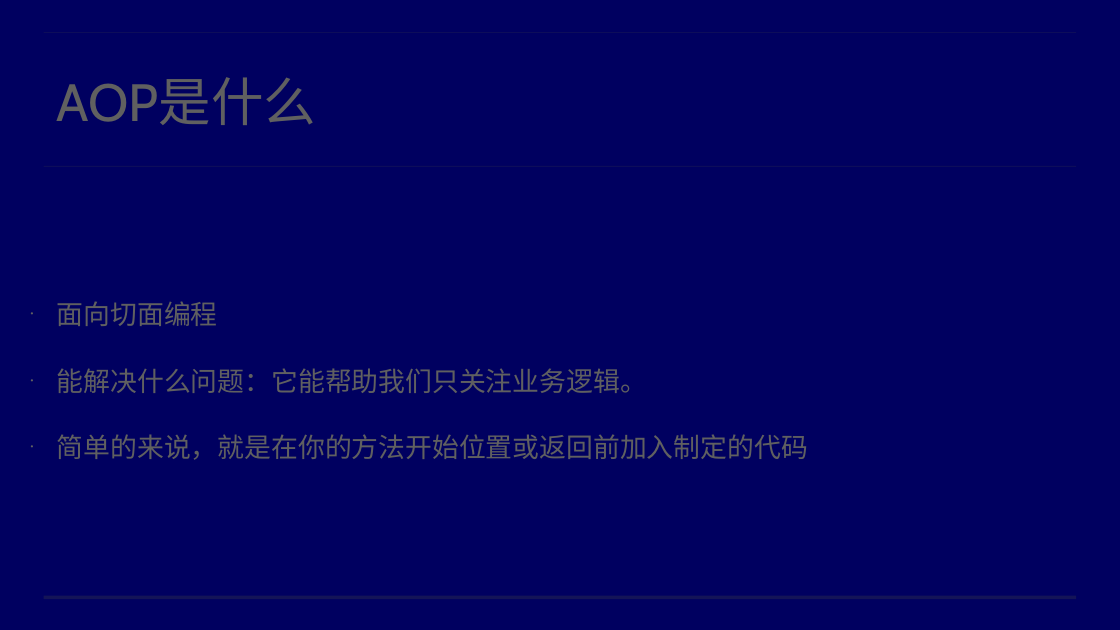
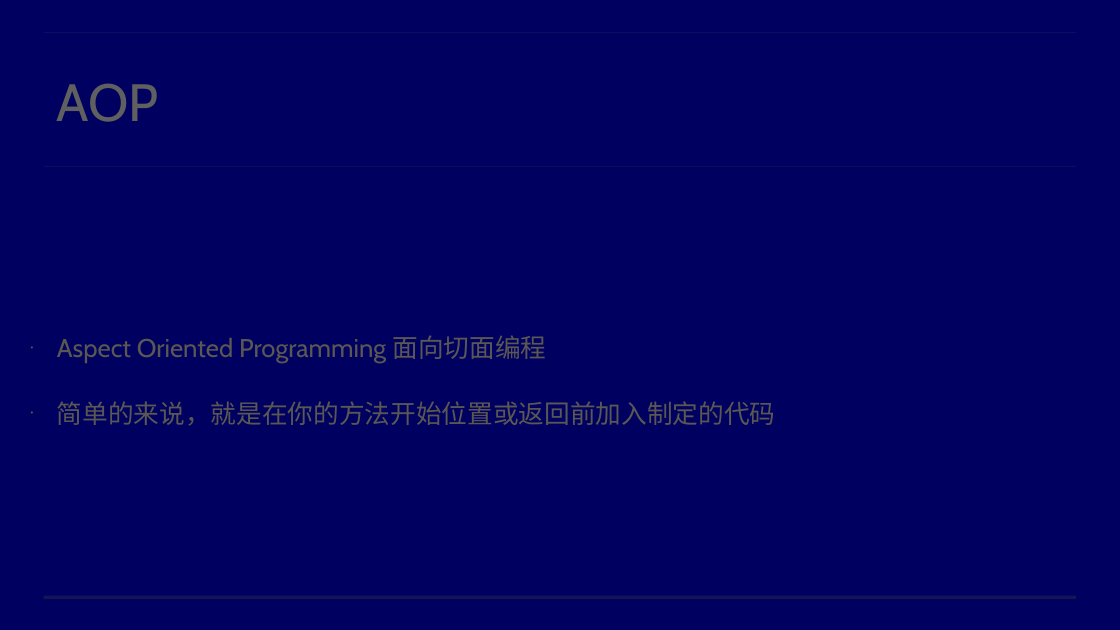
Before and after one commit to dpflower/dptools, a slide deck: slide 2 of aop.pptx. Drawn at 1120x630 pixels with LibreOffice and Linux fonts; fonts in the diff are those of the drawing; background and template pictures are left out. Boxes give left, top, right and bottom in pixels: in the first picture for what was removed or moved away, otherwise in the second. Text is boxed around its words. In the diff, an @@ line names an element or a change of style, - is before the commit and + after.

```diff
--- a/aop.pptx
+++ b/aop.pptx
@@ title at bbox=[57, 83, 159, 122]: text changed @@
-AOP是什么
+AOP
@@ text at bbox=[57, 335, 546, 363]: text changed; size 46 to 44 pt; text colour #606060 to #5B5854 @@
-• 面向切面编程
-• 能解决什么问题：它能帮助我们只关注业务逻辑。
+• Aspect Oriented Programming 面向切面编程
@@ text at bbox=[57, 401, 776, 426]: size 46 to 44 pt, text colour #606060 to #5B5854 in "简单的来说，就是在你的方法开始位置或返回前加入制定的代码" @@
```
Also in this commit, not shown: 5 other slides changed, 6 slides added, 3 slides removed.
